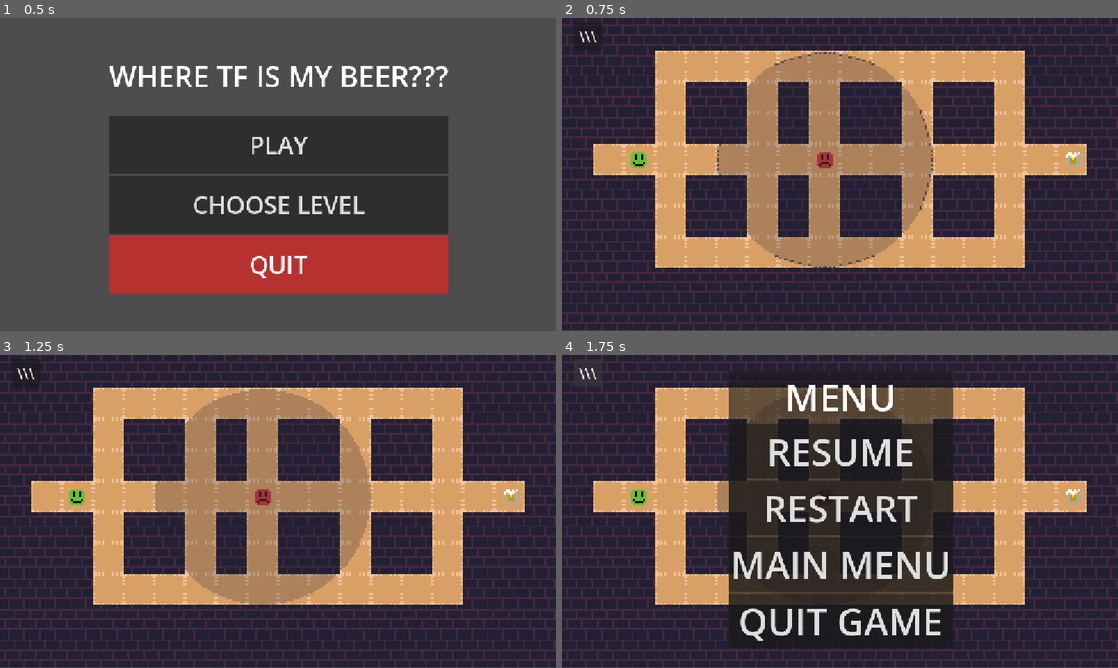
Above: before the commit, frames 1-4 (two rows, left to right).
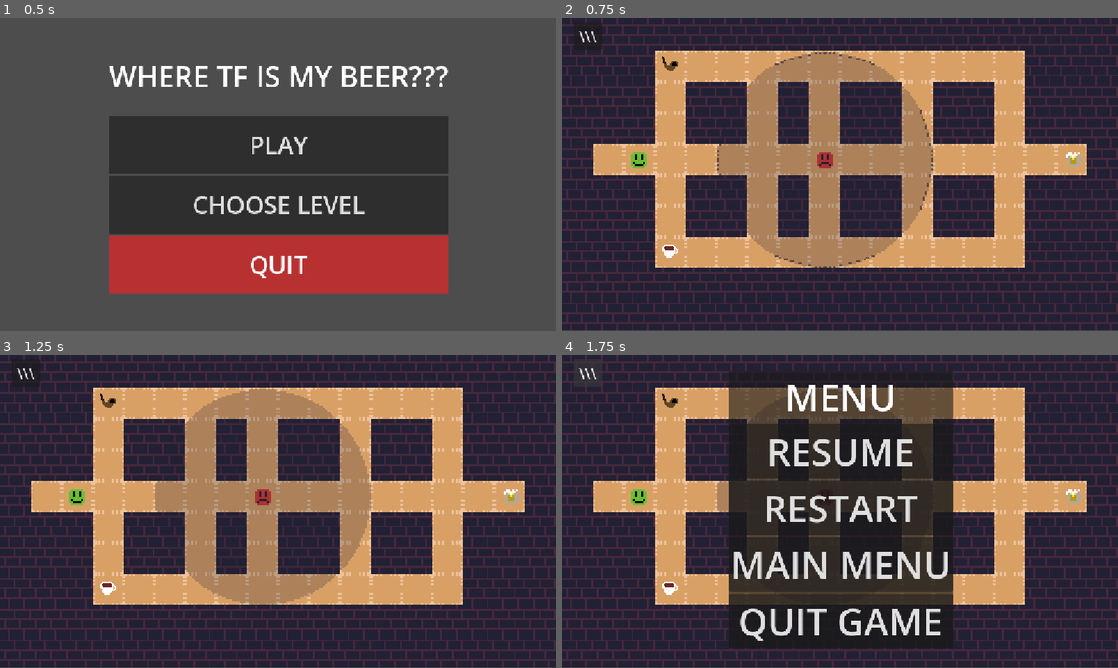
Above: after the commit, the same moments.

Repository: IlyaAfan/WhereTheFuckMyBeer
Game: Godot game, scene res://tscns/menus/menu.tscn
The game is run twice, just before and just after one commit, with the same random seed, the same clock (stepped at 60 frames per second) and the same inputs.
Inputs:
- Up to frame 1 (0.5 s): no input
- Up to frame 2 (0.75 s): click "PLAY" at 0.5 s
- Up to frame 3 (1.25 s): no input
- Up to frame 4 (1.75 s): click "\\\" at 1.25 s

Frame 1 is identical in both runs. In frame 2, 0.1% of the frame differs, in the area x 18-21%, y 12-77%; in frame 3, 0.1%; in frame 4, 0.1%.

Commit message:
базовая реализация pipe и coffee
Сделаны сцены для всех предметов. coffee и pipe получили свой код, демонстрирующий идею работы предметов(кофе просто дает скорость, а сигарета замедляет врагов). В скрипте игрока добавлена возможность использовать предметы на кнопку use_item(F)

Diff:
--- a/Assets/scripts/player.gd
+++ b/Assets/scripts/player.gd
@@ -3,6 +3,7 @@
 signal caught
 var input_direction: Vector2
 @export var speed = 50
+var name_item = "empty"
 
 func get_caught():
 	caught.emit()
@@ -32,3 +33,11 @@
 	velocity = input_direction * speed * get_tile_data("tile_speed")
 
 	move_and_slide()
+
+	if Input.is_action_just_pressed("use_item") and name_item != "empty":
+		match name_item:
+			"coffee":
+				$"../Coffee"._use_coffee($".")
+			"pipe":
+				$"../Pipe"._use_pipe()
+		name_item = "empty"
--- a/project.godot
+++ b/project.godot
@@ -35,6 +35,7 @@
 [global_group]
 
 Player=""
+Enemies=""
 
 [input]
 
@@ -73,6 +74,11 @@
 "events": [Object(InputEventKey,"resource_local_to_scene":false,"resource_name":"","device":-1,"window_id":0,"alt_press …(195 unchanged characters)…
 ]
 }
+use_item={
+"deadzone": 0.2,
+"events": [Object(InputEventKey,"resource_local_to_scene":false,"resource_name":"","device":-1,"window_id":0,"alt_pressed":false,"shift_pressed":false,"ctrl_pressed":false,"meta_pressed":false,"pressed":false,"keycode":0,"physical_keycode":70,"key_label":0,"unicode":102,"location":0,"echo":false,"script":null)
+]
+}
 
 [layer_names]
 
--- a/tscns/Enemy.tscn
+++ b/tscns/Enemy.tscn
@@ -8,7 +8,7 @@
 [sub_resource type="CircleShape2D" id="CircleShape2D_wt2yf"]
 radius = 4.0
 
-[node name="Enemy" type="CharacterBody2D" unique_id=1695094296]
+[node name="Enemy" type="CharacterBody2D" unique_id=1695094296 groups=["Enemies"]]
 collision_layer = 2
 collision_mask = 3
 motion_mode = 1
--- /dev/null
+++ b/tscns/Items/barbell.tscn
@@ -0,0 +1,31 @@
+[gd_scene format=3 uid="uid://chixvufhdj5jb"]
+
+[ext_resource type="Texture2D" uid="uid://dxgcjtdc2ovye" path="res://Assets/ItemSprites/barbell.png" id="1_c3hp2"]
+
+[sub_resource type="CapsuleShape2D" id="CapsuleShape2D_riqys"]
+radius = 2.0
+height = 10.0
+
+[sub_resource type="CapsuleShape2D" id="CapsuleShape2D_bhunq"]
+radius = 2.0
+height = 10.0
+
+[node name="Barbell" type="StaticBody2D" unique_id=533000137]
+
+[node name="Area" type="Area2D" parent="." unique_id=1315959376]
+
+[node name="CollisionShape2D" type="CollisionShape2D" parent="Area" unique_id=910142859]
+rotation = 1.5707964
+shape = SubResource("CapsuleShape2D_riqys")
+
+[node name="CollisionShape2D" type="CollisionShape2D" parent="." unique_id=1370068035]
+rotation = 1.5707964
+shape = SubResource("CapsuleShape2D_bhunq")
+
+[node name="Barbell" type="Sprite2D" parent="." unique_id=105157082]
+scale = Vector2(0.3, 0.3)
+texture = ExtResource("1_c3hp2")
+
+[connection signal="body_entered" from="Area" to="." method="_on_area_2d_body_entered"]
+[connection signal="body_entered" from="Area" to="." method="_on_area_body_entered"]
+[connection signal="body_shape_entered" from="Area" to="." method="_on_area_2d_body_shape_entered"]
--- /dev/null
+++ b/tscns/Items/burger.tscn
@@ -0,0 +1,30 @@
+[gd_scene format=3 uid="uid://cxd6ra58cpnbe"]
+
+[ext_resource type="Texture2D" uid="uid://coj0nf4cprlwx" path="res://Assets/ItemSprites/burger.png" id="1_fvkq2"]
+
+[sub_resource type="CircleShape2D" id="CircleShape2D_bhunq"]
+radius = 4.1231055
+
+[sub_resource type="CircleShape2D" id="CircleShape2D_riqys"]
+radius = 4.1231055
+
+[node name="Burger" type="StaticBody2D" unique_id=533000137]
+
+[node name="Area" type="Area2D" parent="." unique_id=1315959376]
+
+[node name="CollisionShape2D" type="CollisionShape2D" parent="Area" unique_id=910142859]
+position = Vector2(0, -1)
+shape = SubResource("CircleShape2D_bhunq")
+
+[node name="CollisionShape2D" type="CollisionShape2D" parent="." unique_id=1370068035]
+position = Vector2(0, -1)
+shape = SubResource("CircleShape2D_riqys")
+
+[node name="Burger" type="Sprite2D" parent="." unique_id=180766311]
+position = Vector2(0, -1)
+scale = Vector2(0.5, 0.5)
+texture = ExtResource("1_fvkq2")
+
+[connection signal="body_entered" from="Area" to="." method="_on_area_2d_body_entered"]
+[connection signal="body_entered" from="Area" to="." method="_on_area_body_entered"]
+[connection signal="body_shape_entered" from="Area" to="." method="_on_area_2d_body_shape_entered"]
--- /dev/null
+++ b/tscns/Items/cats).tscn
@@ -0,0 +1,30 @@
+[gd_scene format=3 uid="uid://kiffcj5np8n6"]
+
+[ext_resource type="Texture2D" uid="uid://c6gl0ypwdp0mo" path="res://Assets/ItemSprites/Cats).png" id="1_xynok"]
+
+[sub_resource type="CircleShape2D" id="CircleShape2D_bhunq"]
+radius = 4.1231055
+
+[sub_resource type="CircleShape2D" id="CircleShape2D_riqys"]
+radius = 4.1231055
+
+[node name="Cats)" type="StaticBody2D" unique_id=533000137]
+
+[node name="Area" type="Area2D" parent="." unique_id=1315959376]
+
+[node name="CollisionShape2D" type="CollisionShape2D" parent="Area" unique_id=910142859]
+position = Vector2(0, -1)
+shape = SubResource("CircleShape2D_bhunq")
+
+[node name="CollisionShape2D" type="CollisionShape2D" parent="." unique_id=1370068035]
+position = Vector2(0, -1)
+shape = SubResource("CircleShape2D_riqys")
+
+[node name="Cats)" type="Sprite2D" parent="." unique_id=395980937]
+position = Vector2(0, -1)
+scale = Vector2(0.5, 0.5)
+texture = ExtResource("1_xynok")
+
+[connection signal="body_entered" from="Area" to="." method="_on_area_2d_body_entered"]
+[connection signal="body_entered" from="Area" to="." method="_on_area_body_entered"]
+[connection signal="body_shape_entered" from="Area" to="." method="_on_area_2d_body_shape_entered"]
--- /dev/null
+++ b/tscns/Items/coffee.gd
@@ -0,0 +1,27 @@
+extends StaticBody2D
+
+var have = false
+# Called when the node enters the scene tree for the first time.
+func _ready() -> void:
+	pass # Replace with function body.
+
+
+# Called every frame. 'delta' is the elapsed time since the previous frame.
+func _process(delta: float) -> void:
+	if have == true:
+		position = $"../Player".position + Vector2(0,-7)
+
+
+
+func _on_area_body_entered(body: Node2D) -> void:
+	if body.name == "Player" and body.name_item == "empty":
+		body.name_item = "coffee"
+		have = true
+
+func _use_coffee(body: Node2D) -> void:
+	body.speed = 100
+	print("coffee")
+	await get_tree().create_timer(2.5).timeout
+	body.speed = 50
+	print("end")
+	queue_free()
--- a/tscns/Items/coffee.tscn
+++ b/tscns/Items/coffee.tscn
@@ -1,28 +1,23 @@
 [gd_scene format=3 uid="uid://cv7qku6cjg3ol"]
 
+[ext_resource type="Script" uid="uid://cdwsn02gqaixb" path="res://tscns/Items/coffee.gd" id="1_oyhma"]
 [ext_resource type="Texture2D" uid="uid://uax8i3kngpxr" path="res://Assets/ItemSprites/coffee.png" id="1_v65k5"]
 
 [sub_resource type="CircleShape2D" id="CircleShape2D_bhunq"]
-radius = 4.1231055
+radius = 4.0
 
-[sub_resource type="CircleShape2D" id="CircleShape2D_riqys"]
-
-[node name="coffee" type="StaticBody2D" unique_id=533000137]
+[node name="Coffee" type="StaticBody2D" unique_id=533000137]
+script = ExtResource("1_oyhma")
 
 [node name="Area" type="Area2D" parent="." unique_id=1315959376]
 
 [node name="CollisionShape2D" type="CollisionShape2D" parent="Area" unique_id=910142859]
+position = Vector2(0, -1)
 shape = SubResource("CircleShape2D_bhunq")
 
-[node name="CollisionShape2D" type="CollisionShape2D" parent="." unique_id=1370068035]
-position = Vector2(0, 1)
-shape = SubResource("CircleShape2D_riqys")
-
 [node name="Coffee" type="Sprite2D" parent="." unique_id=1099947328]
-position = Vector2(6, 0)
+position = Vector2(0, -1)
 scale = Vector2(0.5, 0.5)
 texture = ExtResource("1_v65k5")
 
 [connection signal="body_entered" from="Area" to="." method="_on_area_body_entered"]
-[connection signal="body_entered" from="Area" to="." method="_on_area_2d_body_entered"]
-[connection signal="body_shape_entered" from="Area" to="." method="_on_area_2d_body_shape_entered"]
--- /dev/null
+++ b/tscns/Items/pipe.gd
@@ -0,0 +1,29 @@
+extends StaticBody2D
+
+var have = false
+# Called when the node enters the scene tree for the first time.
+func _ready() -> void:
+	pass # Replace with function body.
+
+
+# Called every frame. 'delta' is the elapsed time since the previous frame.
+func _process(delta: float) -> void:
+	if have == true:
+		position = $"../Player".position + Vector2(0,-7)
+
+
+func _on_area_body_entered(body: Node2D) -> void:
+	if body.name == "Player" and body.name_item == "empty":
+		body.name_item = "pipe"
+		have = true
+
+func _use_pipe():
+	for enemy in get_tree().get_nodes_in_group("Enemies"):
+		if "speed" in enemy:
+			enemy.speed /= 2
+	await get_tree().create_timer(5).timeout
+	for enemy in get_tree().get_nodes_in_group("Enemies"):
+		if "speed" in enemy:
+			enemy.speed *= 2
+	print("end")
+	queue_free()
--- /dev/null
+++ b/tscns/Items/pipe.tscn
@@ -0,0 +1,23 @@
+[gd_scene format=3 uid="uid://cxnoxo28no032"]
+
+[ext_resource type="Script" uid="uid://b4daoqhcnb4hk" path="res://tscns/Items/pipe.gd" id="1_rwtx5"]
+[ext_resource type="Texture2D" uid="uid://boeh44u4o6o3m" path="res://Assets/ItemSprites/pipe.png" id="1_yt0iq"]
+
+[sub_resource type="CircleShape2D" id="CircleShape2D_bhunq"]
+radius = 4.1231055
+
+[node name="Pipe" type="StaticBody2D" unique_id=533000137]
+script = ExtResource("1_rwtx5")
+
+[node name="Area" type="Area2D" parent="." unique_id=1315959376]
+
+[node name="CollisionShape2D" type="CollisionShape2D" parent="Area" unique_id=910142859]
+position = Vector2(0, -1)
+shape = SubResource("CircleShape2D_bhunq")
+
+[node name="Pipe" type="Sprite2D" parent="." unique_id=1476469426]
+position = Vector2(0, -1)
+scale = Vector2(0.5, 0.5)
+texture = ExtResource("1_yt0iq")
+
+[connection signal="body_entered" from="Area" to="." method="_on_area_body_entered"]
--- a/tscns/levels/test_level.tscn
+++ b/tscns/levels/test_level.tscn
@@ -7,6 +7,8 @@
 [ext_resource type="PackedScene" uid="uid://dhbv5nllcw66r" path="res://tscns/menus/camera_with_menus.tscn" id="5_82c75"]
 [ext_resource type="Script" uid="uid://cvwd4erww0ssr" path="res://Assets/scripts/enemy_controller.gd" id="6_3mml8"]
 [ext_resource type="PackedScene" uid="uid://bug765rqul378" path="res://tscns/beer.tscn" id="6_i4lxh"]
+[ext_resource type="PackedScene" uid="uid://cv7qku6cjg3ol" path="res://tscns/Items/coffee.tscn" id="8_3mml8"]
+[ext_resource type="PackedScene" uid="uid://cxnoxo28no032" path="res://tscns/Items/pipe.tscn" id="9_0ttih"]
 
 [node name="TestLevel" type="Node2D" unique_id=862735649]
 process_mode = 3
@@ -35,4 +37,10 @@
 position = Vector2(-8, -8)
 Player = NodePath("../../Player")
 
+[node name="Coffee" parent="." unique_id=1100486244 instance=ExtResource("8_3mml8")]
+position = Vector2(-88, 40)
+
+[node name="Pipe" parent="." unique_id=1481535046 instance=ExtResource("9_0ttih")]
+position = Vector2(-88, -57)
+
 [connection signal="caught" from="Player" to="." method="_on_player_caught"]
Not shown, added: tscns/Items/coffee.gd.uid
Not shown, added: tscns/Items/pipe.gd.uid
